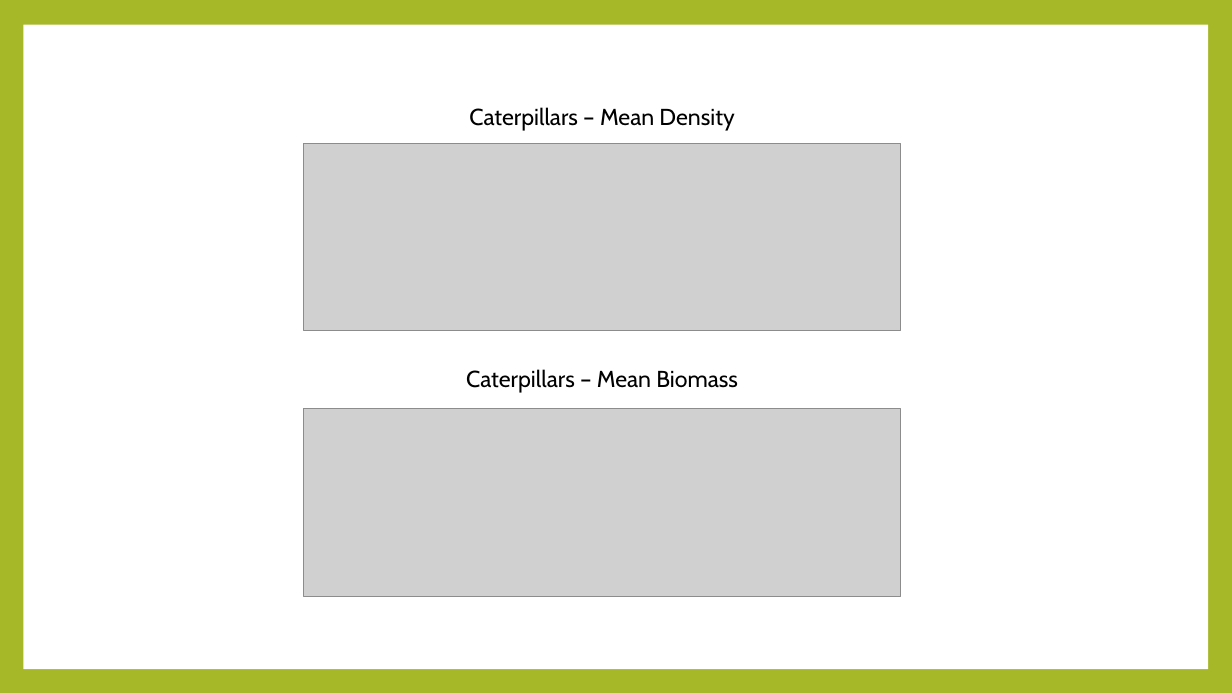
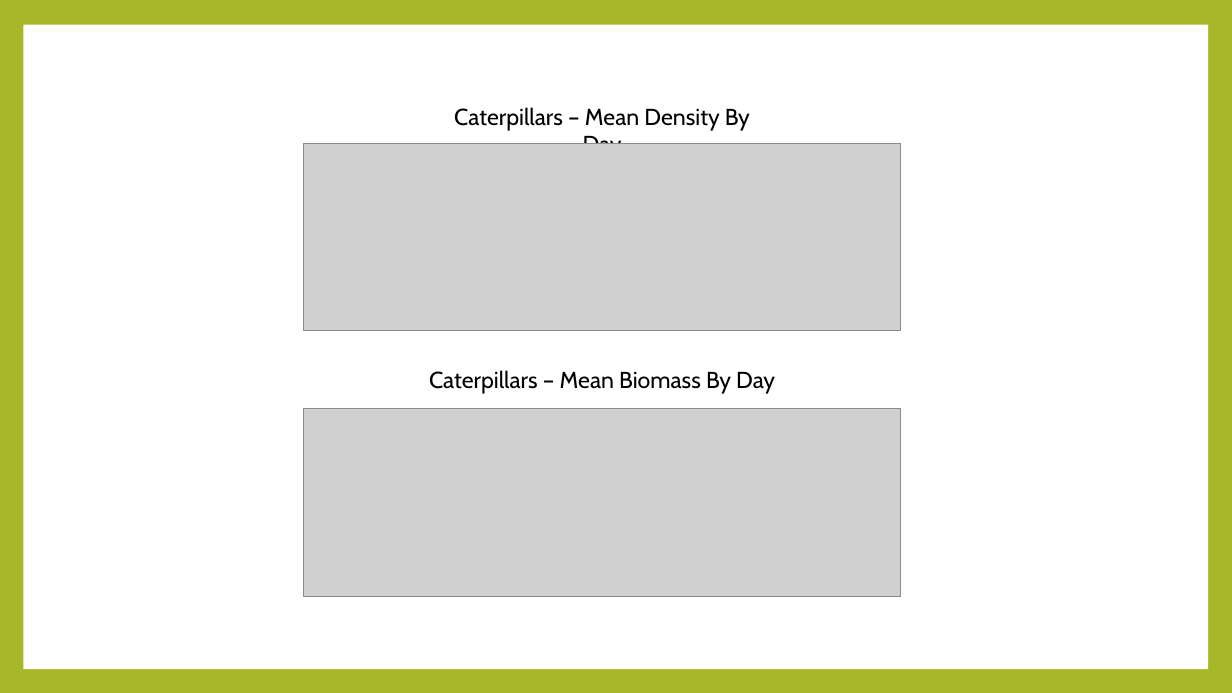
Before and after one commit to hurlbertlab/caterpillars-count-analysis, a slide deck: slide 11 of Caterpillars-Count.pptx. Drawn at 1232x693 pixels with LibreOffice and Linux fonts; fonts in the diff are those of the drawing; grey boxes stand for pictures. Boxes give left, top, right and bottom in pixels: in the first picture for what was removed or moved away, otherwise in the second. Text is boxed around its words. In the diff, an @@ line names an element or a change of style, - is before the commit and + after.

```diff
--- a/Caterpillars-Count.pptx
+++ b/Caterpillars-Count.pptx
@@ text at [454,107,750,144]: text changed @@
-Caterpillars – Mean Density
+Caterpillars – Mean Density By Day
@@ text at [429,370,775,394]: text changed @@
-Caterpillars – Mean Biomass
+Caterpillars – Mean Biomass By Day
```
Also in this commit, not shown: 4 other slides changed, 5 slides added, 2 slides removed.
